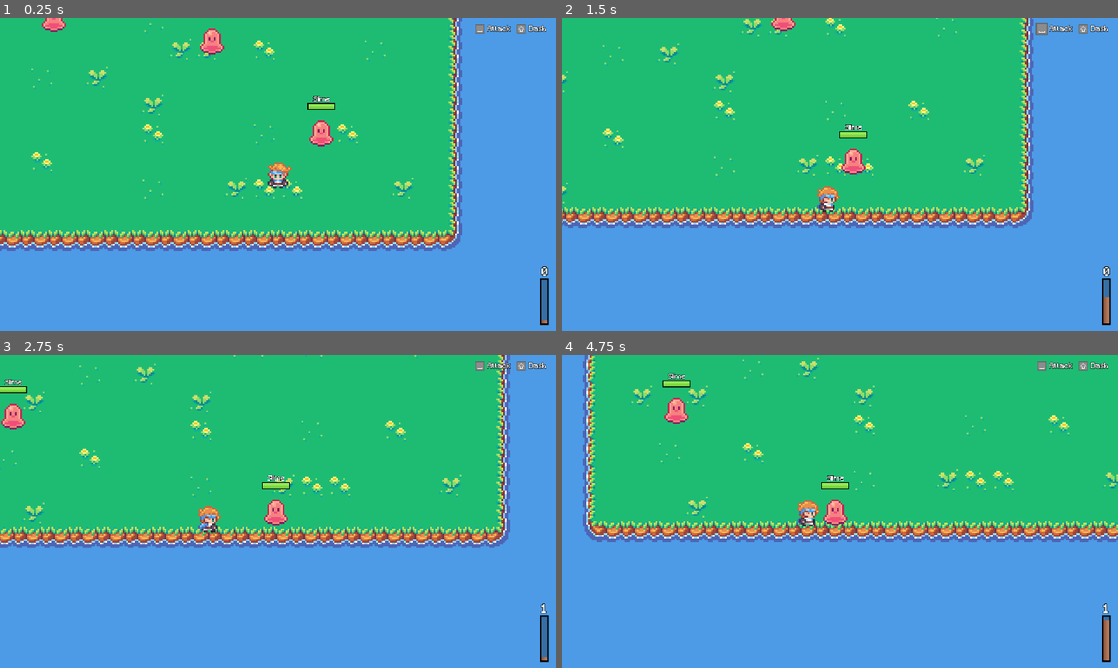
Above: before the commit, frames 1-4 (two rows, left to right).
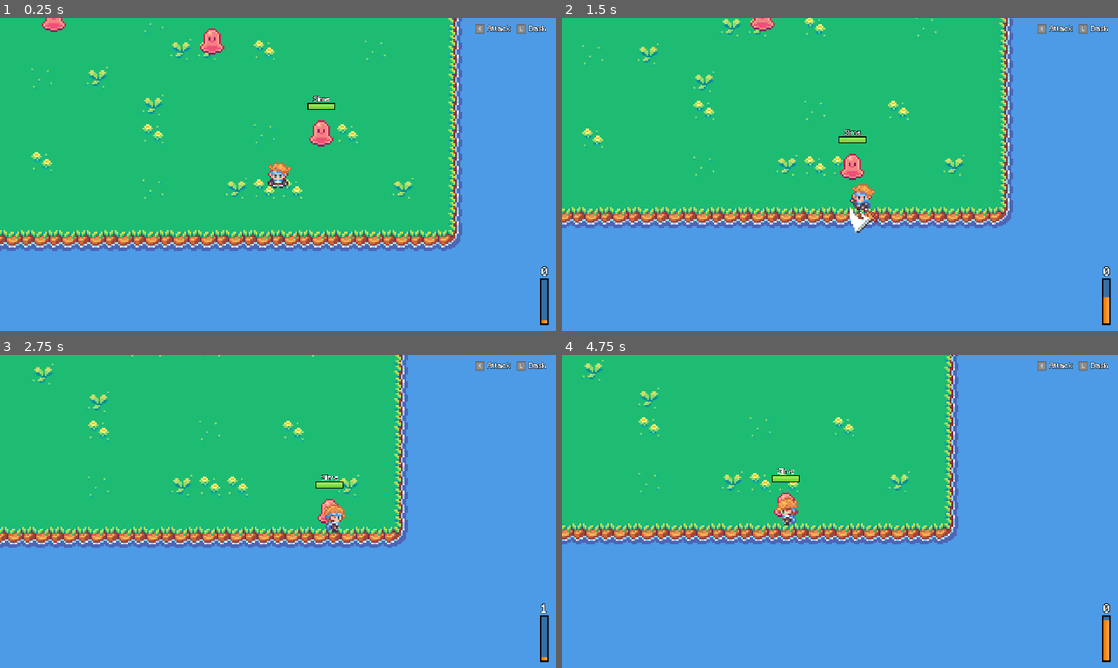
Above: after the commit, the same moments.

Repository: DomenikIrrgang/LegendOfPlaceholder
Game: Godot game, scene res://demo.tscn
The game is run twice, just before and just after one commit, with the same random seed, the same clock (stepped at 60 frames per second) and the same inputs.
Inputs (mouse positions are in pixels of both pictures, inside the frame that each line leads up to):
- Up to frame 1 (0.25 s): no input
- Up to frame 2 (1.5 s): tap Enter at 0.5 s; move the mouse to (962, 158) at 0.52 s; hold D (right) 0.53-1.28 s; tap R at 0.6 s; click (962, 158) at 0.67 s; move the mouse to (728, 190) at 1.27 s; hold S (down) from 1.28 s (still down); tap K (Attack, bound only after the commit) at 1.35 s; click (728, 190) at 1.42 s
- Up to frame 3 (2.75 s): tap R at 1.55, 2.3 s; move the mouse to (333, 442) at 2.02 s; release S (down) at 2.03 s; hold D (right) from 2.03 s (still down); tap Space (Attack, bound only before the commit) at 2.1 s; click (333, 442) at 2.17 s
- Up to frame 4 (4.75 s): move the mouse to (812, 574) at 2.77 s; release D (right) at 2.78 s; hold W (up) 2.78-3.53 s; tap L (Dash, bound only after the commit) at 2.85 s; click (812, 574) at 2.92 s; tap R at 3.05, 3.8, 4.35 s; move the mouse to (1006, 558) at 3.52 s; hold A (left) from 3.53 s (still down); tap Shift (Dash, bound only before the commit) at 3.6 s; click (1006, 558) at 3.67 s; move the mouse to (673, 464) at 4.27 s; click (673, 464) at 4.42 s

The runs differ from the first frame. In frame 1, less than 0.1% of the frame differs, in the area x 85-99%, y 2-98%; in frame 2, 11%; in frame 3, 19%; in frame 4, 29%, in the area x 0-100%, y 0-98%.
Error before the commit: Cannot call method 'instantiate' on a null value. (res://Player/Player.gd:54)

Commit message:
feat: added extra keys

Diff:
--- a/Input/InputControlls.gd
+++ b/Input/InputControlls.gd
@@ -9,7 +9,9 @@
 	KEY_ESCAPE: InputTextures.KEY_ESCAPE,
 	KEY_SPACE: InputTextures.KEY_SPACE,
 	KEY_SHIFT: InputTextures.KEY_SHIFT,
-	KEY_R: InputTextures.KEY_R
+	KEY_R: InputTextures.KEY_R,
+	KEY_L: InputTextures.KEY_L,
+	KEY_K: InputTextures.KEY_K
 }
 
 const MOUSE_TEXTURE = {
--- a/Input/InputTextures.gd
+++ b/Input/InputTextures.gd
@@ -7,6 +7,8 @@
 const KEY_SPACE = BASE_PATH + "key_space.png"
 const KEY_SHIFT = BASE_PATH + "key_shift.png"
 const KEY_R = BASE_PATH + "key_r.png"
+const KEY_K = BASE_PATH + "key_k.png"
+const KEY_L = BASE_PATH + "key_l.png"
 
 const LEFT_MOUSE = BASE_PATH + "left_mouse_button.png"
 const RIGHT_MOUSE = BASE_PATH + "right_mouse_button.png"
--- a/Player.tscn
+++ b/Player.tscn
@@ -63,7 +63,7 @@
 z_index = 1
 y_sort_enabled = true
 script = ExtResource("1_hqrbj")
-weapon_path = "C:/Users/domen/Documents/Programming/LegendOfPlaceholder/Weapons/Sword.tscn"
+weapon_path = "res://Weapons/Sword.tscn"
 alias = "Suu"
 
 [node name="Model" type="Sprite2D" parent="."]
--- a/Player/Player.gd
+++ b/Player/Player.gd
@@ -1,8 +1,9 @@
 class_name Player
 extends Unit
 
-@export_global_file
+@export
 var weapon_path: String
+
 var weapon: Weapon
 
 # Dash
--- a/Weapons/SwordHitBox.gd
+++ b/Weapons/SwordHitBox.gd
@@ -2,7 +2,7 @@
 
 func on_hit(hurt_box: HurtBox2D) -> void:
 	var unit = hurt_box.owner
-	var pushback_strength = 10.0
+	var pushback_strength = 30.0
 	var hit_direction = global_position.direction_to(unit.global_position)
 	unit.apply_pushback(hit_direction, pushback_strength, 0.3)
 	unit.change_health(-250)
--- a/project.godot
+++ b/project.godot
@@ -53,16 +53,14 @@
 }
 Dash={
 "deadzone": 0.5,
-"events": [Object(InputEventKey,"resource_local_to_scene":false,"resource_name":"","device":0,"window_id":0,"alt_pressed":false,"shift_pressed":false,"ctrl_pressed":false,"meta_pressed":false,"pressed":false,"keycode":0,"physical_keycode":4194325,"key_label":0,"unicode":0,"echo":false,"script":null)
-, Object(InputEventMouseButton,"resource_local_to_scene":false,"resource_name":"","device":-1,"window_id":0,"alt_pressed":false,"shift_pressed":false,"ctrl_pressed":false,"meta_pressed":false,"button_mask":0,"position":Vector2(0, 0),"global_position":Vector2(0, 0),"factor":1.0,"button_index":2,"pressed":false,"double_click":false,"script":null)
-, Object(InputEventJoypadButton,"resource_local_to_scene":false,"resource_name":"","device":-1,"button_index":0,"pressure":0.0,"pressed":true,"script":null)
+"events": [Object(InputEventJoypadButton,"resource_local_to_scene":false,"resource_name":"","device":-1,"button_index":0,"pressure":0.0,"pressed":true,"script":null)
+, Object(InputEventKey,"resource_local_to_scene":false,"resource_name":"","device":-1,"window_id":0,"alt_pressed":false,"shift_pressed":false,"ctrl_pressed":false,"meta_pressed":false,"pressed":false,"keycode":0,"physical_keycode":76,"key_label":0,"unicode":108,"echo":false,"script":null)
 ]
 }
 Attack={
 "deadzone": 0.5,
-"events": [null, Object(InputEventKey,"resource_local_to_scene":false,"resource_name":"","device":-1,"window_id":0,"alt_pressed":false,"shift_pressed":false,"ctrl_pressed":false,"meta_pressed":false,"pressed":false,"keycode":0,"physical_keycode":32,"key_label":0,"unicode":32,"echo":false,"script":null)
-, Object(InputEventMouseButton,"resource_local_to_scene":false,"resource_name":"","device":-1,"window_id":0,"alt_pressed":false,"shift_pressed":false,"ctrl_pressed":false,"meta_pressed":false,"button_mask":0,"position":Vector2(0, 0),"global_position":Vector2(0, 0),"factor":1.0,"button_index":1,"pressed":false,"double_click":false,"script":null)
-, Object(InputEventJoypadButton,"resource_local_to_scene":false,"resource_name":"","device":-1,"button_index":1,"pressure":0.0,"pressed":true,"script":null)
+"events": [null, Object(InputEventJoypadButton,"resource_local_to_scene":false,"resource_name":"","device":-1,"button_index":1,"pressure":0.0,"pressed":true,"script":null)
+, Object(InputEventKey,"resource_local_to_scene":false,"resource_name":"","device":-1,"window_id":0,"alt_pressed":false,"shift_pressed":false,"ctrl_pressed":false,"meta_pressed":false,"pressed":false,"keycode":0,"physical_keycode":75,"key_label":0,"unicode":107,"echo":false,"script":null)
 ]
 }
 
Renamed: Unit/MovementStrategies/FleeMovementStrategy.gd -> Unit/MovementStrategies/EscapeMovementStrategy.gd
Binary file added: assets/ui/buttons/key_k.png
Not shown, added: assets/ui/buttons/key_k.png.import
Binary file added: assets/ui/buttons/key_l.png
Not shown, added: assets/ui/buttons/key_l.png.import
Binary file changed: assets/ui/dashmeter/dashmeter_filled.png
Not shown, changed: builds/legend_of_placeholder_test.exe
Not shown, changed: builds/legend_of_placeholder_test.zip
